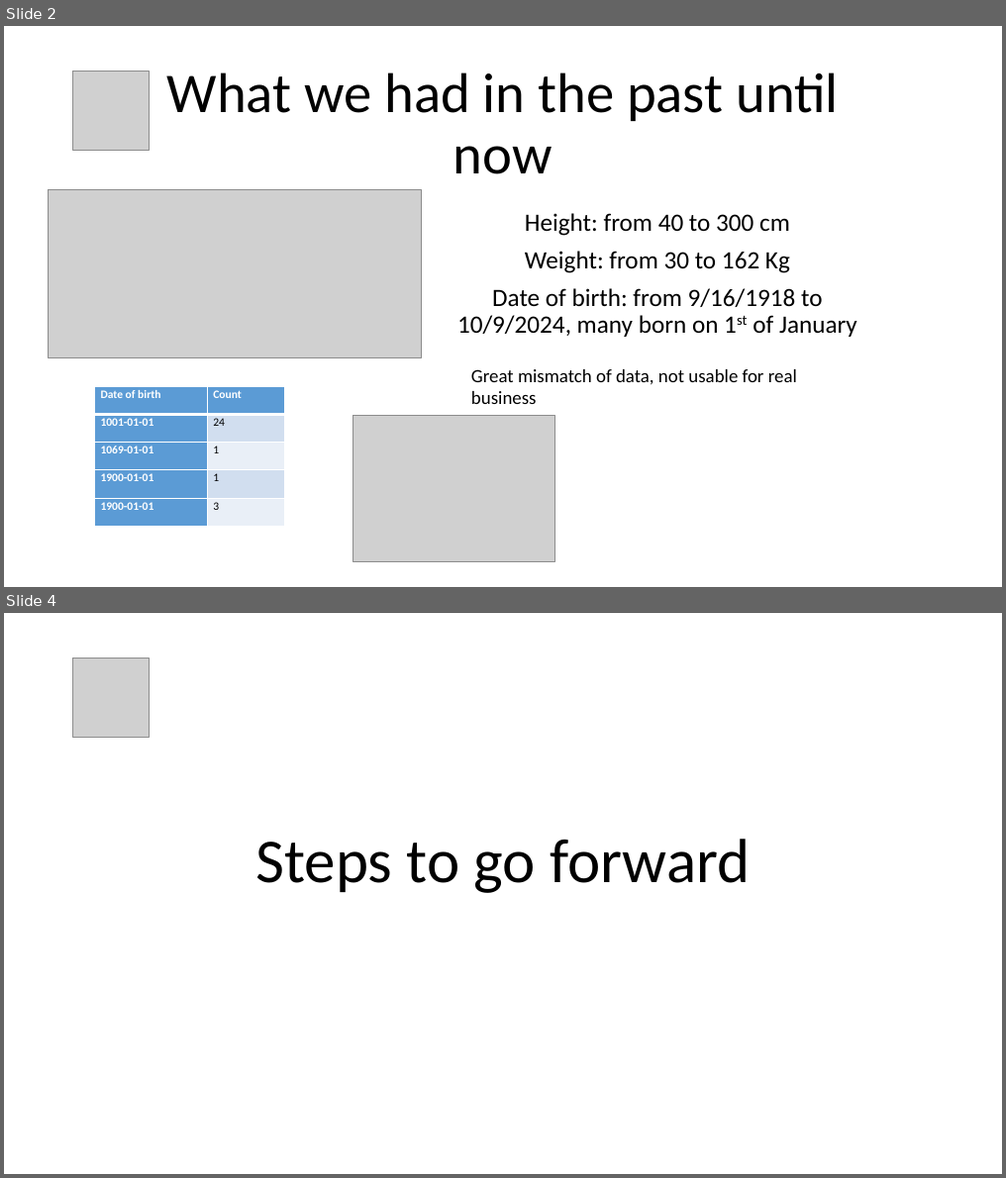
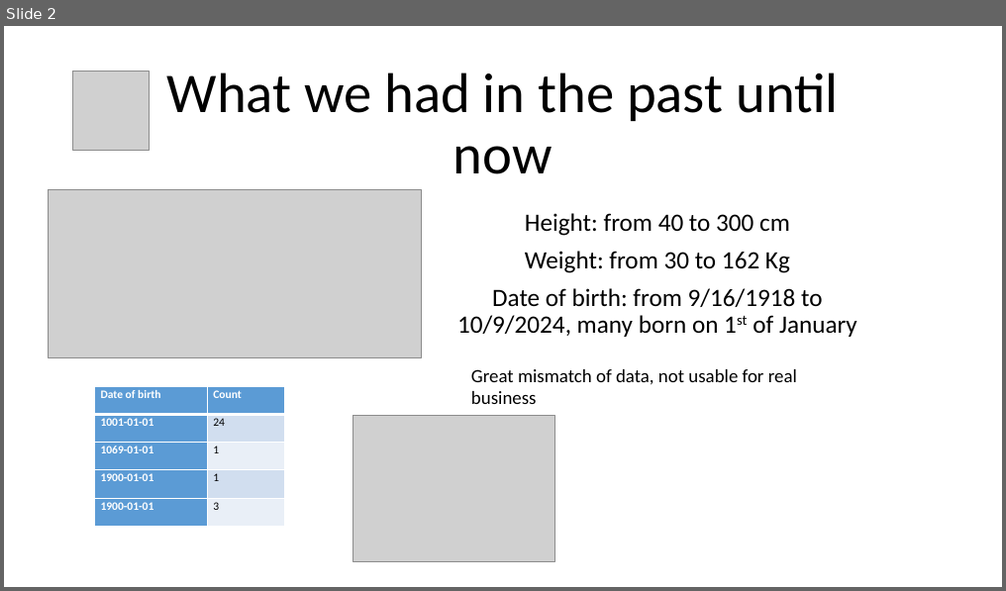
Before and after one commit to miwohlf-dot/elc-database, a slide deck: deliverables/documents/Working with Pastors data.pptx. Shown one above the other, each under a label of ours: slides 2 and 4 before the commit, slide 2 after it; the slides between them are not shown. The pictures are 1006x1178 and 1006x591 pixels, drawn with LibreOffice and Linux fonts; fonts in the diff are those of the drawing; grey boxes stand for pictures. Boxes give left, top, right and bottom in pixels: in the first picture for what was removed or moved away, otherwise in the second. Text is boxed around its words. In the diff, an @@ line names an element or a change of style, - is before the commit and + after.

```diff
--- a/deliverables/documents/Working with Pastors data.pptx
+++ b/deliverables/documents/Working with Pastors data.pptx
@@ slide 4 removed at bbox=[4, 613, 1002, 1174], background #FFFFFF @@
@@ picture removed at bbox=[73, 658, 149, 738] @@
@@ title removed at bbox=[255, 839, 749, 893] @@
-Steps to go forward
```
Also in this commit, not shown: 1 slide changed, 1 slide added, 2 other files.
